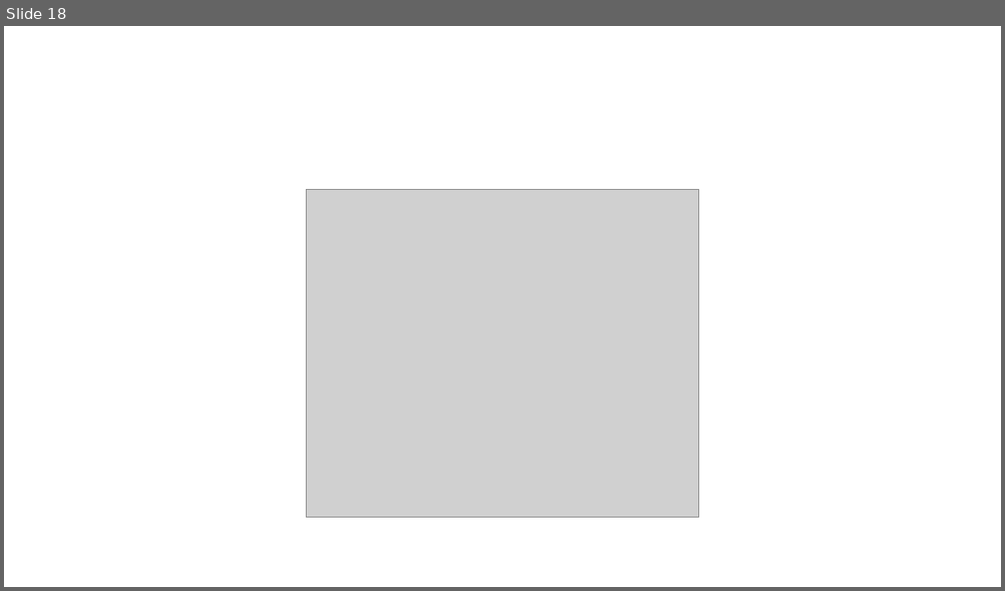
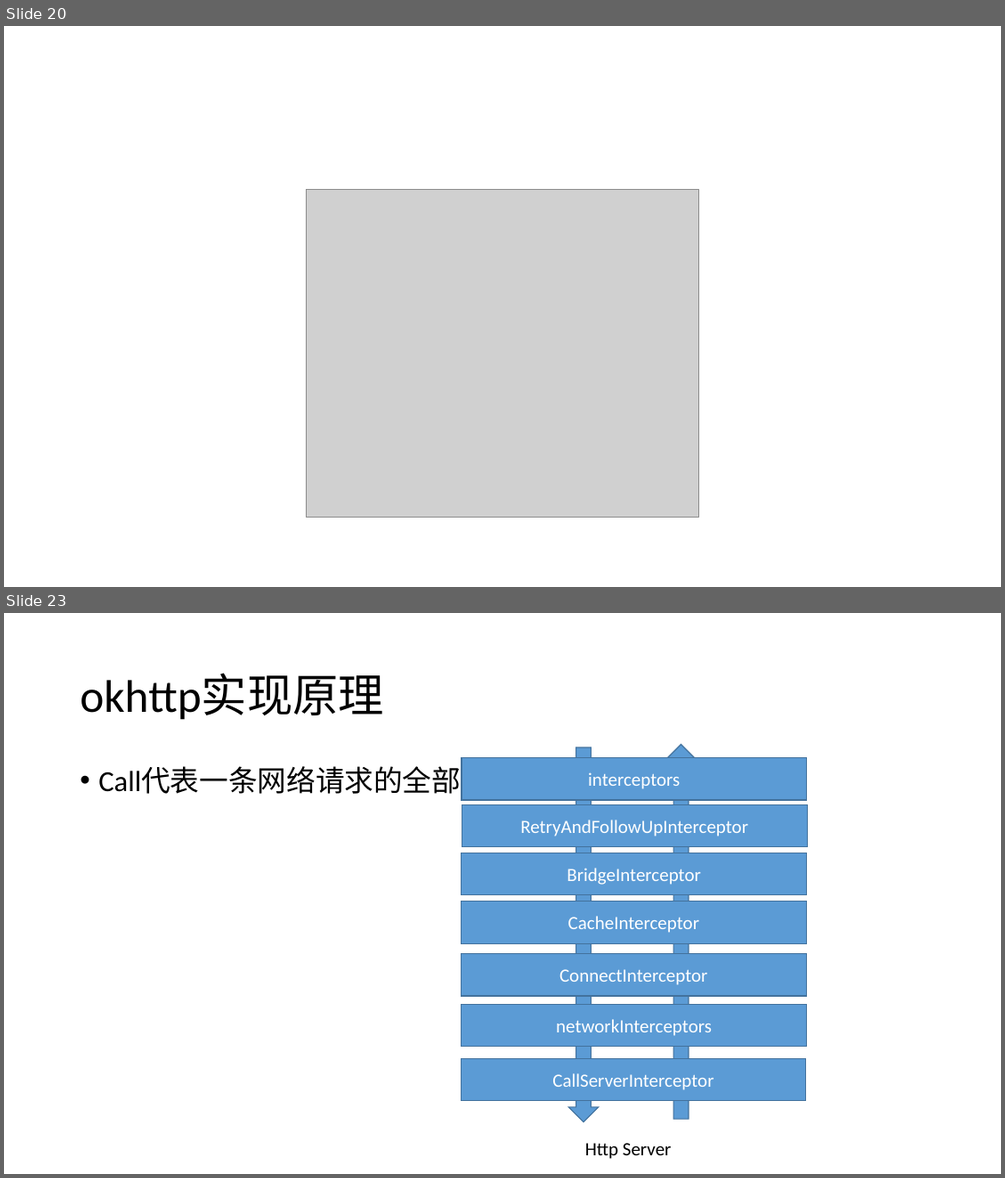
Before and after one commit to daisongsong1991/ppt, a slide deck: net_ppt.pptx. Shown one above the other, each under a label of ours: slide 18 before the commit, slides 20 and 23 after it; the slides between them are not shown. The pictures are 1005x591 and 1005x1178 pixels, drawn with LibreOffice and Linux fonts; fonts in the diff are those of the drawing; grey boxes stand for pictures. Boxes give left, top, right and bottom in pixels: in the first picture for what was removed or moved away, otherwise in the second. Text is boxed around its words. In the diff, an @@ line names an element or a change of style, - is before the commit and + after.

```diff
--- a/net_ppt.pptx
+++ b/net_ppt.pptx
@@ slide 23 added at (4, 613, 1001, 1174), background #FFFFFF @@
@@ title added at (80, 674, 384, 720), 44 pt, text #000000 @@
+okhttp实现原理
@@ down arrow added at (666, 745, 696, 1119), fill #5B9BD5, outline #43739E 1 pt @@
@@ text added at (98, 767, 518, 798), 28 pt, text #000000 @@
+• Call代表一条网络请求的全部过程
@@ rectangle added at (461, 758, 807, 801), fill #5B9BD5, outline #43739E 1 pt, 18 pt, text #FFFFFF @@
+interceptors
@@ down arrow added at (568, 747, 599, 1122), fill #5B9BD5, outline #43739E 1 pt @@
@@ rectangle added at (461, 804, 807, 847), fill #5B9BD5, outline #43739E 1 pt, 18 pt, text #FFFFFF @@
+RetryAndFollowUpInterceptor
@@ rectangle added at (461, 852, 807, 895), fill #5B9BD5, outline #43739E 1 pt, 18 pt, text #FFFFFF @@
+BridgeInterceptor
@@ rectangle added at (461, 901, 807, 944), fill #5B9BD5, outline #43739E 1 pt, 18 pt, text #FFFFFF @@
+CacheInterceptor
@@ rectangle added at (461, 953, 807, 996), fill #5B9BD5, outline #43739E 1 pt, 18 pt, text #FFFFFF @@
+ConnectInterceptor
@@ rectangle added at (461, 1004, 807, 1046), fill #5B9BD5, outline #43739E 1 pt, 18 pt, text #FFFFFF @@
+networkInterceptors
@@ rectangle added at (461, 1058, 807, 1101), fill #5B9BD5, outline #43739E 1 pt, 18 pt, text #FFFFFF @@
+CallServerInterceptor
@@ text added at (585, 1143, 672, 1159), 18 pt, text #000000 @@
+Http Server
@@ what was slide 18 is now slide 20 @@
```
Also in this commit, not shown: 5 slides changed, 5 other slides added, 3 slides removed, 4 other files.
